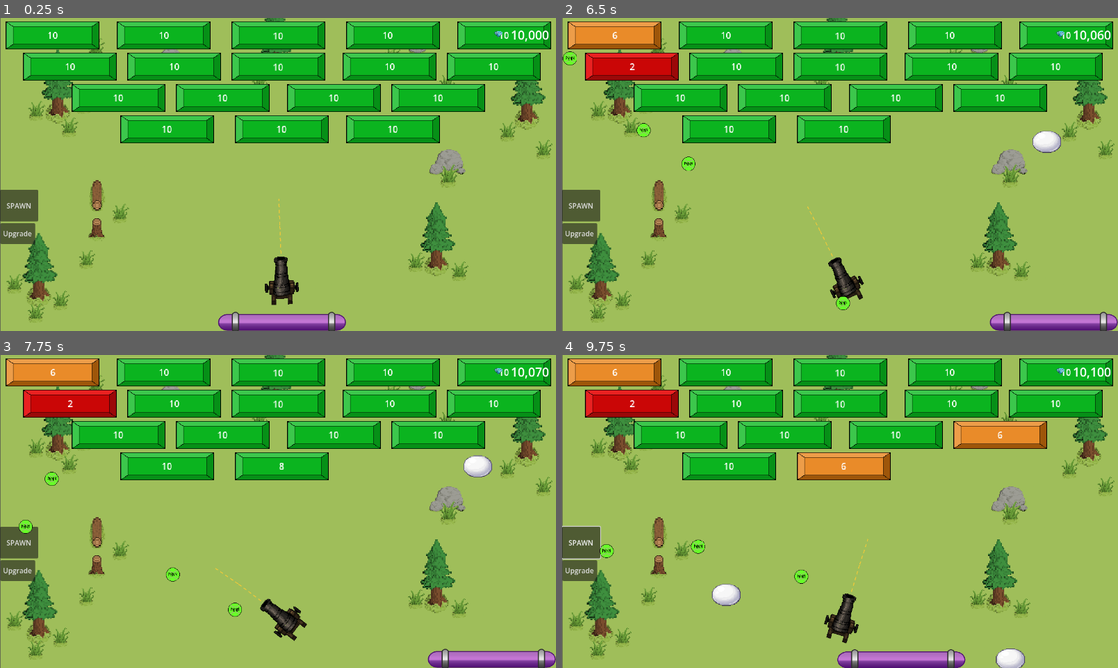
Above: before the commit, frames 1-4 (two rows, left to right).
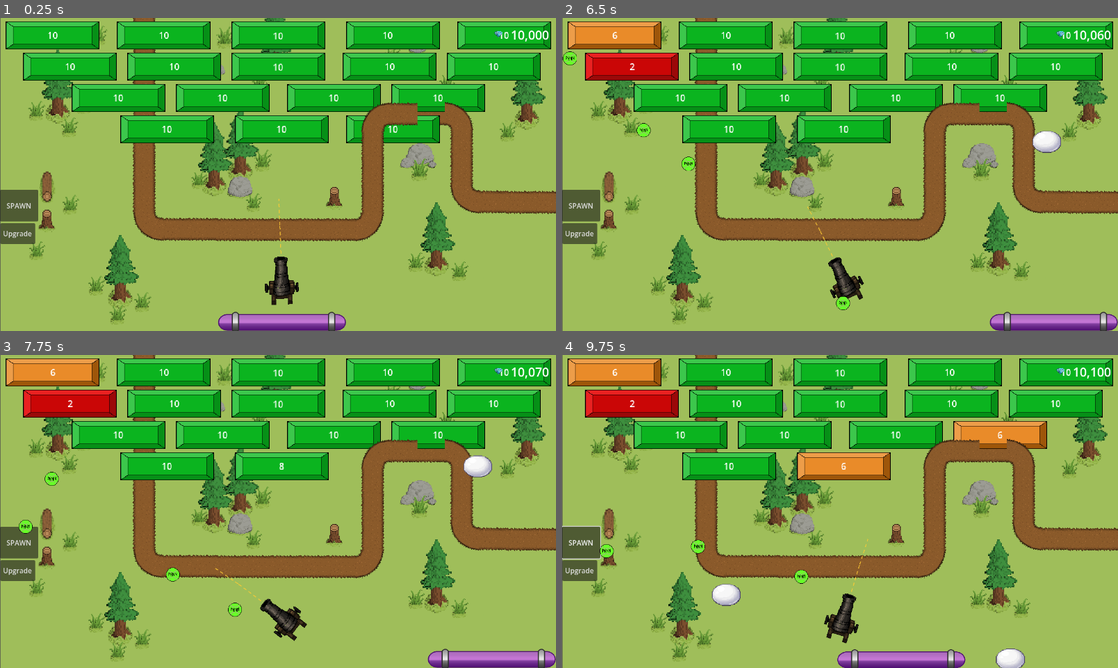
Above: after the commit, the same moments.

Repository: RuiTheSalted/Brick-by-Brick
Game: Godot game, scene res://scenes/level.tscn
The game is run twice, just before and just after one commit, with the same random seed, the same clock (stepped at 60 frames per second) and the same inputs. This scene is started directly instead of the project's main scene.
Inputs (mouse positions are in pixels of both pictures, inside the frame that each line leads up to):
- Up to frame 1 (0.25 s): no input
- Up to frame 2 (6.5 s): click "Upgrade" at 0.5 s; click "SPAWN" at 1.25 s; tap Enter (ui_accept) at 2, 2.27, 5.27 s; move the mouse to (962, 158) at 2.02 s; hold Right (ui_right) 2.03-2.75 s; click (962, 158) at 2.17 s; drag from (728, 190) to (812, 237) at 2.77 s; move the mouse to (895, 105) at 3.52 s; hold Left (ui_left) 3.53-4.25 s; drag from (812, 237) to (673, 127) at 4.27 s; move the mouse to (1006, 221) at 5.02 s; hold Right (ui_right) 5.03-5.75 s; drag from (673, 127) to (756, 96) at 5.77 s
- Up to frame 3 (7.75 s): move the mouse to (305, 511) at 6.52 s; hold Right (ui_right) 6.53-7.25 s; click (305, 511) at 6.67 s; drag from (194, 433) to (166, 527) at 7.27 s
- Up to frame 4 (9.75 s): move the mouse to (962, 495) at 8.02 s; hold Left (ui_left) 8.03-8.75 s; tap Enter (ui_accept) at 8.27 s; drag from (728, 527) to (812, 574) at 8.77 s; move the mouse to (895, 442) at 9.52 s; hold Right (ui_right) from 9.53 s (still down)

The runs differ from the first frame. In frame 1, 14% of the frame differs, in the area x 1-100%, y 0-98%; in frame 2, 14%; in frame 3, 14%; in frame 4, 14%.
Error in both runs: Invalid call. Nonexistent function 'hit' in base 'StaticBody2D (bricks.gd)'. (res://scripts/ball.gd:42)

Commit message:
added a path to map 1-1.

Diff:
--- a/scenes/level.tscn
+++ b/scenes/level.tscn
@@ -11,9 +11,11 @@
 [ext_resource type="Texture2D" uid="uid://d1qjtqb0jlut2" path="res://maps/easyMaps/mapsSprites/grassLevelOne/treeTrunck.png" id="7_64w2a"]
 [ext_resource type="Texture2D" uid="uid://cjm36a8ysgf4b" path="res://maps/easyMaps/mapsSprites/grassLevelOne/GrassBackground.png" id="8_bg"]
 [ext_resource type="Texture2D" uid="uid://eemue63q7n5x" path="res://maps/easyMaps/mapsSprites/grassLevelOne/pineTree.png" id="9_tree"]
+[ext_resource type="Texture2D" uid="uid://dywe4nqvod402" path="res://maps/easyMaps/mapsSprites/grassLevelOne/dirt.png" id="9_wc255"]
 [ext_resource type="PackedScene" uid="uid://c45kb77sh2kav" path="res://scenes/bricks.tscn" id="10_ppgk2"]
 [ext_resource type="PackedScene" uid="uid://dwqqquosf3rgt" path="res://scenes/cannon/cannon.tscn" id="11_fpun6"]
 [ext_resource type="PackedScene" uid="uid://brj2fucxkqw0c" path="res://scenes/cannon/HUD_currency.tscn" id="14_fpun6"]
+[ext_resource type="Texture2D" uid="uid://c8ic8f7fj2xdt" path="res://maps/easyMaps/mapsSprites/grassLevelOne/curve.png" id="15_arp2o"]
 
 [sub_resource type="RectangleShape2D" id="RectangleShape2D_w7c3h"]
 size = Vector2(20, 733)
@@ -65,7 +67,7 @@
 texture = ExtResource("3_2r41h")
 
 [node name="Grass11" type="Sprite2D" parent="Background/Tree2" unique_id=327384204]
-position = Vector2(14.222229, 55.11787)
+position = Vector2(5.98831, -37.596962)
 scale = Vector2(0.60818714, 0.5874528)
 texture = ExtResource("3_2r41h")
 
@@ -100,7 +102,7 @@
 texture = ExtResource("3_2r41h")
 
 [node name="Tree5" type="Sprite2D" parent="Background" unique_id=3842654]
-position = Vector2(-552, 198)
+position = Vector2(-364, 202)
 scale = Vector2(2.671875, 2.7395833)
 texture = ExtResource("9_tree")
 
@@ -120,12 +122,12 @@
 texture = ExtResource("3_2r41h")
 
 [node name="Grass6" type="Sprite2D" parent="Background" unique_id=1840059018]
-position = Vector2(-421.00006, -293)
+position = Vector2(-415, -321)
 scale = Vector2(1.625, 1.609376)
 texture = ExtResource("3_2r41h")
 
 [node name="RockWithGrass" type="Sprite2D" parent="Background" unique_id=1393787951]
-position = Vector2(392.74997, -32.625004)
+position = Vector2(325.99997, -47.000008)
 scale = Vector2(1.9895843, 1.9140623)
 texture = ExtResource("4_olg7q")
 
@@ -160,7 +162,7 @@
 texture = ExtResource("3_2r41h")
 
 [node name="FallenLog" type="Sprite2D" parent="Background" unique_id=587495243]
-position = Vector2(-421, 48.00003)
+position = Vector2(-536, 28)
 scale = Vector2(2.3958335, 2.65625)
 texture = ExtResource("6_8iemx")
 
@@ -180,7 +182,7 @@
 texture = ExtResource("3_2r41h")
 
 [node name="RockWithGrass2" type="Sprite2D" parent="Background" unique_id=277385139]
-position = Vector2(-248, -266)
+position = Vector2(-175, -255.00003)
 scale = Vector2(1.7604167, 1.8749996)
 texture = ExtResource("4_olg7q")
 
@@ -193,6 +195,145 @@
 position = Vector2(28.970402, -33.066673)
 scale = Vector2(0.97633135, 0.9500003)
 texture = ExtResource("3_2r41h")
+
+[node name="Dirt" type="Sprite2D" parent="Background" unique_id=656811570]
+position = Vector2(-309, -329)
+scale = Vector2(1.041, 1)
+texture = ExtResource("9_wc255")
+
+[node name="Dirt2" type="Sprite2D" parent="Background" unique_id=1535916294]
+position = Vector2(-309, -265)
+scale = Vector2(1.041, 1)
+texture = ExtResource("9_wc255")
+
+[node name="Dirt3" type="Sprite2D" parent="Background" unique_id=882710864]
+position = Vector2(-309, -201)
+scale = Vector2(1.041, 1)
+texture = ExtResource("9_wc255")
+
+[node name="Dirt4" type="Sprite2D" parent="Background" unique_id=1506492788]
+position = Vector2(-309, -137)
+scale = Vector2(1.041, 1)
+texture = ExtResource("9_wc255")
+
+[node name="Dirt5" type="Sprite2D" parent="Background" unique_id=1384991027]
+position = Vector2(-309, -74)
+scale = Vector2(1.041, 1)
+texture = ExtResource("9_wc255")
+
+[node name="Dirt6" type="Sprite2D" parent="Background" unique_id=1583412588]
+position = Vector2(-309, -10)
+scale = Vector2(1.041, 1)
+texture = ExtResource("9_wc255")
+
+[node name="Dirt7" type="Sprite2D" parent="Background" unique_id=413711044]
+position = Vector2(-309, 54)
+scale = Vector2(1.041, 1)
+texture = ExtResource("9_wc255")
+
+[node name="Dirt8" type="Sprite2D" parent="Background" unique_id=210862475]
+position = Vector2(-175, 126)
+rotation = 1.5707964
+scale = Vector2(1.041, 1)
+texture = ExtResource("9_wc255")
+
+[node name="Dirt9" type="Sprite2D" parent="Background" unique_id=647630360]
+position = Vector2(-111, 127)
+rotation = 1.5707964
+scale = Vector2(1.041, 1)
+texture = ExtResource("9_wc255")
+
+[node name="Dirt10" type="Sprite2D" parent="Background" unique_id=585293330]
+position = Vector2(-47, 127)
+rotation = 1.5707964
+scale = Vector2(1.041, 1)
+texture = ExtResource("9_wc255")
+
+[node name="Dirt11" type="Sprite2D" parent="Background" unique_id=641275202]
+position = Vector2(17, 127)
+rotation = 1.5707964
+scale = Vector2(1.041, 1)
+texture = ExtResource("9_wc255")
+
+[node name="Dirt12" type="Sprite2D" parent="Background" unique_id=50886332]
+position = Vector2(81, 127)
+rotation = 1.5707964
+scale = Vector2(1.041, 1)
+texture = ExtResource("9_wc255")
+
+[node name="Dirt13" type="Sprite2D" parent="Background" unique_id=1330169019]
+position = Vector2(145, 127)
+rotation = 1.5707964
+scale = Vector2(1.041, 1)
+texture = ExtResource("9_wc255")
+
+[node name="Dirt14" type="Sprite2D" parent="Background" unique_id=28635857]
+position = Vector2(217, -4)
+scale = Vector2(1.041, 1)
+texture = ExtResource("9_wc255")
+
+[node name="Dirt15" type="Sprite2D" parent="Background" unique_id=1408787837]
+position = Vector2(351, -139)
+rotation = 1.5707964
+scale = Vector2(1.041, 1)
+texture = ExtResource("9_wc255")
+
+[node name="Dirt16" type="Sprite2D" parent="Background" unique_id=976148727]
+position = Vector2(493, 63.305775)
+rotation = 1.5707964
+scale = Vector2(1.0408055, 1)
+texture = ExtResource("9_wc255")
+
+[node name="Dirt17" type="Sprite2D" parent="Background" unique_id=528889770]
+position = Vector2(422, -9)
+scale = Vector2(1.041, 1)
+texture = ExtResource("9_wc255")
+
+[node name="Dirt18" type="Sprite2D" parent="Background" unique_id=1483797233]
+position = Vector2(557, 63.999985)
+rotation = 1.5707964
+scale = Vector2(1.0408055, 1)
+texture = ExtResource("9_wc255")
+
+[node name="Dirt19" type="Sprite2D" parent="Background" unique_id=2088592029]
+position = Vector2(621, 63.99999)
+rotation = 1.5707964
+scale = Vector2(1.0408055, 1)
+texture = ExtResource("9_wc255")
+
+[node name="Tree6" type="Sprite2D" parent="Background" unique_id=2028323986]
+position = Vector2(-148, -57)
+scale = Vector2(2.671875, 2.7395833)
+texture = ExtResource("9_tree")
+
+[node name="Tree7" type="Sprite2D" parent="Background/Tree6" unique_id=571817682]
+position = Vector2(22.456131, -11.680603)
+texture = ExtResource("9_tree")
+
+[node name="RockWithGrass4" type="Sprite2D" parent="Background/Tree6" unique_id=948789552]
+position = Vector2(22.456131, 31.026627)
+scale = Vector2(0.65886945, 0.6844105)
+texture = ExtResource("4_olg7q")
+
+[node name="Grass" type="Sprite2D" parent="Background/Tree6/RockWithGrass4" unique_id=1548042430]
+position = Vector2(28.970402, -33.066673)
+scale = Vector2(0.97633135, 0.9500003)
+texture = ExtResource("3_2r41h")
+
+[node name="Grass" type="Sprite2D" parent="Background/Tree6" unique_id=355969037]
+position = Vector2(-13.473694, 24.821304)
+scale = Vector2(0.56901646, 0.53916377)
+texture = ExtResource("3_2r41h")
+
+[node name="Grass2" type="Sprite2D" parent="Background/Tree6" unique_id=1396640042]
+position = Vector2(33.684204, 43.80229)
+scale = Vector2(0.57673335, 0.5543727)
+texture = ExtResource("3_2r41h")
+
+[node name="TreeTrunck" type="Sprite2D" parent="Background" unique_id=1936932981]
+position = Vector2(128, 47)
+scale = Vector2(1.8437502, 2.2500007)
+texture = ExtResource("7_64w2a")
 
 [node name="Camera2D" type="Camera2D" parent="." unique_id=1827269418]
 position = Vector2(639, 360)
@@ -418,4 +559,56 @@
 horizontal_alignment = 1
 vertical_alignment = 1
 
+
 [node name="HUD" parent="." unique_id=45399565 instance=ExtResource("14_fpun6")]
+
+[node name="Curve2" type="Sprite2D" parent="." unique_id=1405868292]
+position = Vector2(332.19696, 478)
+rotation = 3.1415927
+texture = ExtResource("15_arp2o")
+
+[node name="Dirt" type="Sprite2D" parent="." unique_id=677977457]
+position = Vector2(403, 486)
+rotation = 1.5707964
+scale = Vector2(1.041, 1)
+texture = ExtResource("9_wc255")
+
+[node name="Curve" type="Sprite2D" parent="." unique_id=904979355]
+position = Vector2(848, 487)
+rotation = 1.5707964
+texture = ExtResource("15_arp2o")
+
+[node name="Dirt2" type="Sprite2D" parent="." unique_id=1939055160]
+position = Vector2(857, 420)
+scale = Vector2(1.041, 1)
+texture = ExtResource("9_wc255")
+
+[node name="Dirt3" type="Sprite2D" parent="." unique_id=1548648493]
+position = Vector2(857, 292)
+scale = Vector2(1.041, 1)
+texture = ExtResource("9_wc255")
+
+[node name="Curve3" type="Sprite2D" parent="." unique_id=66024452]
+position = Vector2(865, 221)
+rotation = 4.712389
+texture = ExtResource("15_arp2o")
+
+[node name="Dirt4" type="Sprite2D" parent="." unique_id=861178844]
+position = Vector2(928, 221)
+rotation = 1.5707964
+scale = Vector2(1.041, 1)
+texture = ExtResource("9_wc255")
+
+[node name="Curve4" type="Sprite2D" parent="." unique_id=1667189822]
+position = Vector2(1062, 228.00002)
+texture = ExtResource("15_arp2o")
+
+[node name="Dirt5" type="Sprite2D" parent="." unique_id=2065958045]
+position = Vector2(1062, 288)
+scale = Vector2(1.041, 1)
+texture = ExtResource("9_wc255")
+
+[node name="Curve5" type="Sprite2D" parent="." unique_id=2140187028]
+position = Vector2(1062, 415)
+rotation = 3.1415927
+texture = ExtResource("15_arp2o")
Binary file added: maps/easyMaps/mapsSprites/grassLevelOne/curve.png
Not shown, added: maps/easyMaps/mapsSprites/grassLevelOne/curve.png.import
Binary file added: maps/easyMaps/mapsSprites/grassLevelOne/dirt.png
Not shown, added: maps/easyMaps/mapsSprites/grassLevelOne/dirt.png.import
